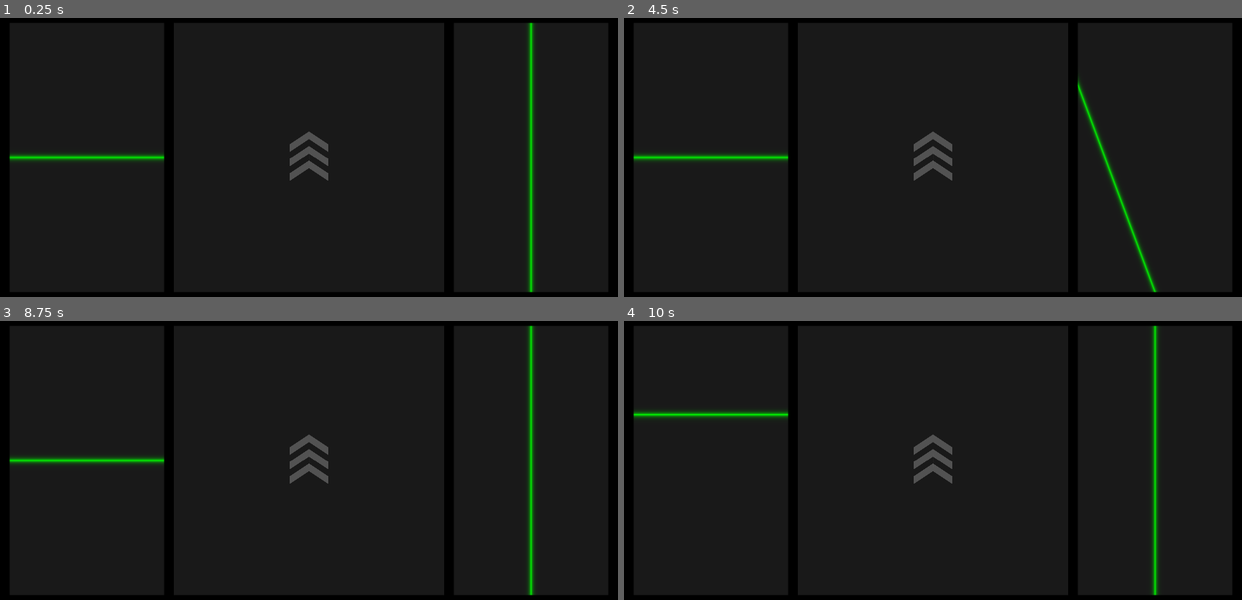
Above: before the commit, frames 1-4 (two rows, left to right).
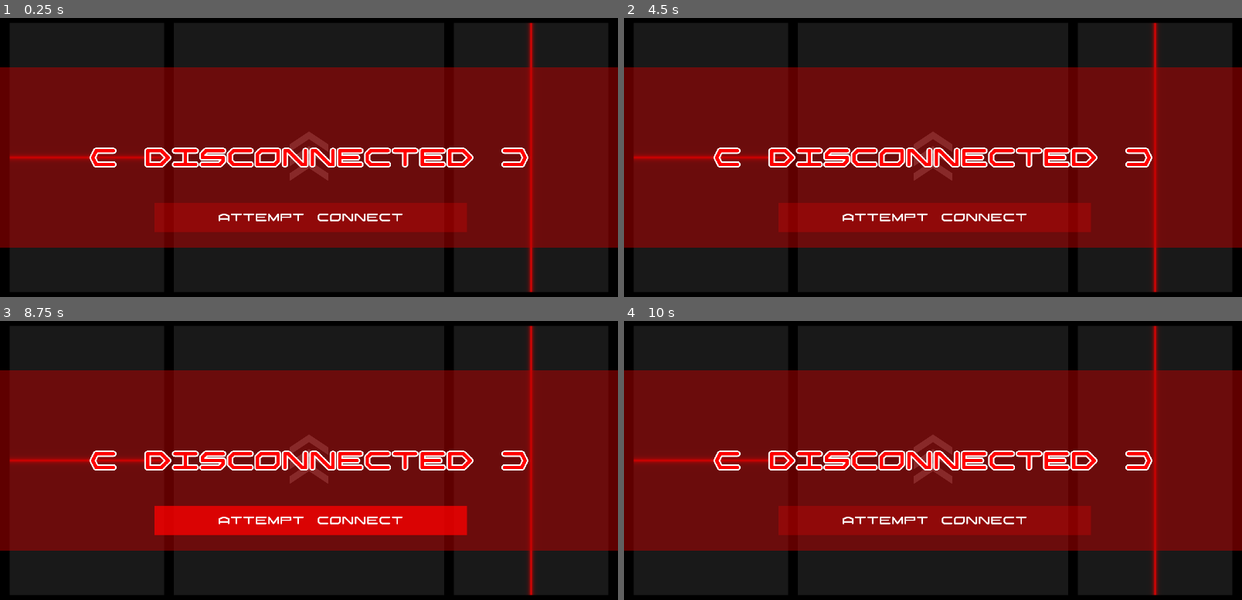
Above: after the commit, the same moments.

Repository: Totobird-Creations/rc-car-duino
Game: Godot game, scene res://main/main.tscn
Two runs of this game, one before a commit and one after it. Both use one fixed random seed, a clock stepped at 60 frames per second and the inputs below.
Inputs (mouse positions are in pixels of both pictures, inside the frame that each line leads up to):
- Up to frame 1 (0.25 s): no input
- Up to frame 2 (4.5 s): click (933, 216) at 0.5 s, where only the run after the commit has a clickable "ATTEMPT CONNECT"; tap Enter at 1.25 s; move the mouse to (1068, 140) at 1.27 s; click (1068, 140) at 1.42 s; drag from (809, 174) to (902, 230) at 2.02 s; move the mouse to (994, 79) at 2.77 s; click (994, 79) at 2.92 s; tap Space at 3.5 s; drag from (902, 230) to (747, 104) at 3.52 s; move the mouse to (1118, 210) at 4.27 s; click (1118, 210) at 4.42 s
- Up to frame 3 (8.75 s): drag from (123, 407) to (216, 371) at 5.02 s; move the mouse to (339, 460) at 5.77 s; click (339, 460) at 5.92 s; drag from (216, 371) to (185, 477) at 6.52 s; move the mouse to (444, 443) at 7.27 s; click (444, 443) at 7.42 s; drag from (185, 477) to (278, 533) at 8.02 s
- Up to frame 4 (10 s): move the mouse to (994, 382) at 8.77 s; click (994, 382) at 8.92 s; drag from (902, 533) to (747, 407) at 9.52 s

The runs differ from the first frame. In frame 1, 65% of the frame differs, in the area x 0-100%, y 1-99%; in frame 2, 65%; in frame 3, 65%; in frame 4, 65%.

Commit message:
Completed: Disconnected menu; Started: Connection loading icon;

Diff:
--- a/controller/main/main.gd
+++ b/controller/main/main.gd
@@ -2,7 +2,20 @@
 
 
 
+export(bool) var connected : bool = false setget set_connected
+
 var touches : = {}
+
+
+
+func set_connected(value : bool) -> void:
+	connected = value
+	if (get_node_or_null("disconnected/toggle")):
+		if (connected):
+			$disconnected/toggle.play_backwards("main")
+			$disconnected/timer.start()
+		else:
+			$disconnected/toggle.play("main")
 
 
 
@@ -26,17 +39,19 @@
 			turns.append((touch.x - $control/turn.rect_global_position.x) / $control/turn.rect_size.x)
 
 	var final_acceleration := 0.5
-	if (len(accelerations) > 0):
-		final_acceleration = 0.0
-		for acceleration in accelerations:
-			final_acceleration += acceleration
-		final_acceleration /= len(accelerations)
-	var final_turn := 0.5
-	if (len(turns) > 0):
-		final_turn = 0.0
-		for turn in turns:
-			final_turn += turn
-		final_turn /= len(turns)
+	var final_turn         := 0.5
+
+	if (connected):
+		if (len(accelerations) > 0):
+			final_acceleration = 0.0
+			for acceleration in accelerations:
+				final_acceleration += acceleration
+			final_acceleration /= len(accelerations)
+		if (len(turns) > 0):
+			final_turn = 0.0
+			for turn in turns:
+				final_turn += turn
+			final_turn /= len(turns)
 
 	var previous := $control/acceleration/background.material.get_shader_param("position") as Vector2
 	var target   := Vector2(final_turn, final_acceleration)
@@ -57,3 +72,8 @@
 
 	elif (event is InputEventScreenDrag):
 		touches[event.index] = event.position
+
+
+
+func attempt_connect():
+	set_connected(true)
--- a/controller/main/main.tscn
+++ b/controller/main/main.tscn
@@ -1,22 +1,23 @@
-[gd_scene load_steps=22 format=2]
+[gd_scene load_steps=24 format=2]
 
 [ext_resource path="res://main/main.gd" type="Script" id=1]
-[ext_resource path="res://shader/acceleration.gdshader" type="Shader" id=2]
+[ext_resource path="res://shader/acceleration.tres" type="Shader" id=2]
 [ext_resource path="res://shader/turn.tres" type="Shader" id=3]
 [ext_resource path="res://shader/info.tres" type="Shader" id=4]
 [ext_resource path="res://shader/arrow.tres" type="Shader" id=5]
 [ext_resource path="res://font.ttf" type="DynamicFontData" id=6]
-
-[sub_resource type="ShaderMaterial" id=2]
+[ext_resource path="res://shader/loading.tres" type="Shader" id=7]
+
+[sub_resource type="ShaderMaterial" id=20]
 shader = ExtResource( 2 )
 shader_param/background = Color( 0.1, 0.1, 0.1, 1 )
-shader_param/accent = Color( 0, 1, 0, 1 )
+shader_param/accent = Color( 1, 0, 0, 1 )
 shader_param/position = Vector2( 0.5, 0.5 )
 
 [sub_resource type="ShaderMaterial" id=4]
 shader = ExtResource( 4 )
 shader_param/background = Color( 0.1, 0.1, 0.1, 1 )
-shader_param/accent = Color( 0, 1, 0, 1 )
+shader_param/accent = Color( 1, 0, 0, 1 )
 shader_param/position = Vector2( 0.5, 0.5 )
 
 [sub_resource type="ShaderMaterial" id=5]
@@ -106,7 +107,7 @@
 [sub_resource type="ShaderMaterial" id=3]
 shader = ExtResource( 3 )
 shader_param/background = Color( 0.1, 0.1, 0.1, 1 )
-shader_param/accent = Color( 0, 1, 0, 1 )
+shader_param/accent = Color( 1, 0, 0, 1 )
 shader_param/position = Vector2( 0.5, 0.5 )
 
 [sub_resource type="DynamicFont" id=10]
@@ -121,15 +122,118 @@
 [sub_resource type="StyleBoxFlat" id=13]
 bg_color = Color( 1, 0, 0, 0.74902 )
 
-[sub_resource type="StyleBoxFlat" id=14]
-bg_color = Color( 1, 0, 0, 0.247059 )
-
-[sub_resource type="StyleBoxEmpty" id=15]
-
-[sub_resource type="StyleBoxEmpty" id=16]
-
 [sub_resource type="StyleBoxFlat" id=12]
 bg_color = Color( 1, 0, 0, 0.247059 )
+
+[sub_resource type="StyleBoxEmpty" id=15]
+
+[sub_resource type="Animation" id=17]
+length = 0.001
+tracks/0/type = "value"
+tracks/0/path = NodePath("../disconnected/connect:disabled")
+tracks/0/interp = 1
+tracks/0/loop_wrap = true
+tracks/0/imported = false
+tracks/0/enabled = true
+tracks/0/keys = {
+"times": PoolRealArray( 0 ),
+"transitions": PoolRealArray( 1 ),
+"update": 0,
+"values": [ false ]
+}
+tracks/1/type = "value"
+tracks/1/path = NodePath("../disconnected/connect:anchor_left")
+tracks/1/interp = 1
+tracks/1/loop_wrap = true
+tracks/1/imported = false
+tracks/1/enabled = true
+tracks/1/keys = {
+"times": PoolRealArray( 0 ),
+"transitions": PoolRealArray( 1 ),
+"update": 0,
+"values": [ 0.25 ]
+}
+tracks/2/type = "value"
+tracks/2/path = NodePath("../disconnected/connect:anchor_right")
+tracks/2/interp = 1
+tracks/2/loop_wrap = true
+tracks/2/imported = false
+tracks/2/enabled = true
+tracks/2/keys = {
+"times": PoolRealArray( 0 ),
+"transitions": PoolRealArray( 1 ),
+"update": 0,
+"values": [ 0.75 ]
+}
+tracks/3/type = "value"
+tracks/3/path = NodePath("../disconnected/connect:visible")
+tracks/3/interp = 1
+tracks/3/loop_wrap = true
+tracks/3/imported = false
+tracks/3/enabled = true
+tracks/3/keys = {
+"times": PoolRealArray( 0 ),
+"transitions": PoolRealArray( 1 ),
+"update": 0,
+"values": [ true ]
+}
+
+[sub_resource type="Animation" id=18]
+resource_name = "main"
+length = 0.25
+step = 0.025
+tracks/0/type = "value"
+tracks/0/path = NodePath("../disconnected/connect:disabled")
+tracks/0/interp = 1
+tracks/0/loop_wrap = true
+tracks/0/imported = false
+tracks/0/enabled = true
+tracks/0/keys = {
+"times": PoolRealArray( 0, 0.025 ),
+"transitions": PoolRealArray( 1, 1 ),
+"update": 1,
+"values": [ false, true ]
+}
+tracks/1/type = "value"
+tracks/1/path = NodePath("../disconnected/connect:anchor_left")
+tracks/1/interp = 1
+tracks/1/loop_wrap = true
+tracks/1/imported = false
+tracks/1/enabled = true
+tracks/1/keys = {
+"times": PoolRealArray( 0, 0.025, 0.225 ),
+"transitions": PoolRealArray( 1, 1, 1 ),
+"update": 0,
+"values": [ 0.25, 0.25, 0.5 ]
+}
+tracks/2/type = "value"
+tracks/2/path = NodePath("../disconnected/connect:anchor_right")
+tracks/2/interp = 1
+tracks/2/loop_wrap = true
+tracks/2/imported = false
+tracks/2/enabled = true
+tracks/2/keys = {
+"times": PoolRealArray( 0, 0.025, 0.225 ),
+"transitions": PoolRealArray( 1, 1, 1 ),
+"update": 0,
+"values": [ 0.75, 0.75, 0.5 ]
+}
+tracks/3/type = "value"
+tracks/3/path = NodePath("../disconnected/connect:visible")
+tracks/3/interp = 1
+tracks/3/loop_wrap = true
+tracks/3/imported = false
+tracks/3/enabled = true
+tracks/3/keys = {
+"times": PoolRealArray( 0, 0.225, 0.25 ),
+"transitions": PoolRealArray( 1, 1, 1 ),
+"update": 1,
+"values": [ true, true, false ]
+}
+
+[sub_resource type="ShaderMaterial" id=19]
+shader = ExtResource( 7 )
+shader_param/angle = 0.0
 
 [sub_resource type="Animation" id=9]
 length = 0.001
@@ -143,7 +247,7 @@
 "times": PoolRealArray( 0 ),
 "transitions": PoolRealArray( 1 ),
 "update": 0,
-"values": [ Color( 0, 1, 0, 1 ) ]
+"values": [ Color( 1, 0, 0, 1 ) ]
 }
 tracks/1/type = "value"
 tracks/1/path = NodePath("info/background:material:shader_param/accent")
@@ -155,7 +259,7 @@
 "times": PoolRealArray( 0 ),
 "transitions": PoolRealArray( 1 ),
 "update": 0,
-"values": [ Color( 0, 1, 0, 1 ) ]
+"values": [ Color( 1, 0, 0, 1 ) ]
 }
 tracks/2/type = "value"
 tracks/2/path = NodePath("turn/background:material:shader_param/accent")
@@ -167,7 +271,7 @@
 "times": PoolRealArray( 0 ),
 "transitions": PoolRealArray( 1 ),
 "update": 0,
-"values": [ Color( 0, 1, 0, 1 ) ]
+"values": [ Color( 1, 0, 0, 1 ) ]
 }
 tracks/3/type = "value"
 tracks/3/path = NodePath("../disconnected/background:anchor_left")
@@ -179,7 +283,7 @@
 "times": PoolRealArray( 0 ),
 "transitions": PoolRealArray( 1 ),
 "update": 0,
-"values": [ 0.475 ]
+"values": [ 0.0 ]
 }
 tracks/4/type = "value"
 tracks/4/path = NodePath("../disconnected/background:anchor_top")
@@ -191,7 +295,7 @@
 "times": PoolRealArray( 0 ),
 "transitions": PoolRealArray( 1 ),
 "update": 0,
-"values": [ 0.5 ]
+"values": [ 0.25 ]
 }
 tracks/5/type = "value"
 tracks/5/path = NodePath("../disconnected/background:anchor_right")
@@ -203,7 +307,7 @@
 "times": PoolRealArray( 0 ),
 "transitions": PoolRealArray( 1 ),
 "update": 0,
-"values": [ 0.525 ]
+"values": [ 1.0 ]
 }
 tracks/6/type = "value"
 tracks/6/path = NodePath("../disconnected/background:anchor_bottom")
@@ -215,10 +319,10 @@
 "times": PoolRealArray( 0 ),
 "transitions": PoolRealArray( 1 ),
 "update": 0,
-"values": [ 0.5 ]
+"values": [ 0.75 ]
 }
 tracks/7/type = "value"
-tracks/7/path = NodePath("../disconnected/title:anchor_left")
+tracks/7/path = NodePath("../disconnected/connect:visible")
 tracks/7/interp = 1
 tracks/7/loop_wrap = true
 tracks/7/imported = false
@@ -226,11 +330,11 @@
 tracks/7/keys = {
 "times": PoolRealArray( 0 ),
 "transitions": PoolRealArray( 1 ),
-"update": 0,
-"values": [ 0.5 ]
+"update": 1,
+"values": [ true ]
 }
 tracks/8/type = "value"
-tracks/8/path = NodePath("../disconnected/title:anchor_right")
+tracks/8/path = NodePath("../disconnected/connect:modulate")
 tracks/8/interp = 1
 tracks/8/loop_wrap = true
 tracks/8/imported = false
@@ -239,10 +343,10 @@
 "times": PoolRealArray( 0 ),
 "transitions": PoolRealArray( 1 ),
 "update": 0,
-"values": [ 0.5 ]
+"values": [ Color( 1, 1, 1, 1 ) ]
 }
 tracks/9/type = "value"
-tracks/9/path = NodePath("../disconnected/reconnect:visible")
+tracks/9/path = NodePath("../disconnected/title:anchor_left")
 tracks/9/interp = 1
 tracks/9/loop_wrap = true
 tracks/9/imported = false
@@ -250,11 +354,11 @@
 tracks/9/keys = {
 "times": PoolRealArray( 0 ),
 "transitions": PoolRealArray( 1 ),
-"update": 1,
-"values": [ false ]
+"update": 0,
+"values": [ 0.0 ]
 }
 tracks/10/type = "value"
-tracks/10/path = NodePath("../disconnected/reconnect:modulate")
+tracks/10/path = NodePath("../disconnected/title:anchor_right")
 tracks/10/interp = 1
 tracks/10/loop_wrap = true
 tracks/10/imported = false
@@ -263,13 +367,13 @@
 "times": PoolRealArray( 0 ),
 "transitions": PoolRealArray( 1 ),
 "update": 0,
-"values": [ Color( 1, 1, 1, 0 ) ]
+"values": [ 1.0 ]
 }
 
 [sub_resource type="Animation" id=8]
 resource_name = "main"
 length = 0.325
-step = 0.025
+step = 0.013
 tracks/0/type = "value"
 tracks/0/path = NodePath("acceleration/background:material:shader_param/accent")
 tracks/0/interp = 1
@@ -313,8 +417,8 @@
 tracks/3/imported = false
 tracks/3/enabled = true
 tracks/3/keys = {
-"times": PoolRealArray( 0, 0.15, 0.175, 0.325 ),
-"transitions": PoolRealArray( 0.1, 1, 0.1, 1 ),
+"times": PoolRealArray( 0, 0.125, 0.2, 0.325 ),
+"transitions": PoolRealArray( 1, 1, 1, 1 ),
 "update": 0,
 "values": [ 0.475, 0.475, 0.475, 0.0 ]
 }
@@ -325,8 +429,8 @@
 tracks/4/imported = false
 tracks/4/enabled = true
 tracks/4/keys = {
-"times": PoolRealArray( 0, 0.15, 0.175, 0.325 ),
-"transitions": PoolRealArray( 0.1, 1, 0.1, 1 ),
+"times": PoolRealArray( 0, 0.125, 0.2, 0.325 ),
+"transitions": PoolRealArray( 1, 1, 1, 1 ),
 "update": 0,
 "values": [ 0.5, 0.25, 0.25, 0.25 ]
 }
@@ -337,8 +441,8 @@
 tracks/5/imported = false
 tracks/5/enabled = true
 tracks/5/keys = {
-"times": PoolRealArray( 0, 0.15, 0.175, 0.325 ),
-"transitions": PoolRealArray( 0.1, 1, 0.1, 1 ),
+"times": PoolRealArray( 0, 0.125, 0.2, 0.325 ),
+"transitions": PoolRealArray( 1, 1, 1, 1 ),
 "update": 0,
 "values": [ 0.525, 0.525, 0.525, 1.0 ]
 }
@@ -349,58 +453,58 @@
 tracks/6/imported = false
 tracks/6/enabled = true
 tracks/6/keys = {
-"times": PoolRealArray( 0, 0.15, 0.175, 0.325 ),
-"transitions": PoolRealArray( 0.1, 1, 0.1, 1 ),
+"times": PoolRealArray( 0, 0.125, 0.2, 0.325 ),
+"transitions": PoolRealArray( 1, 1, 1, 1 ),
 "update": 0,
 "values": [ 0.5, 0.75, 0.75, 0.75 ]
 }
 tracks/7/type = "value"
-tracks/7/path = NodePath("../disconnected/title:anchor_left")
+tracks/7/path = NodePath("../disconnected/connect:visible")
 tracks/7/interp = 1
 tracks/7/loop_wrap = true
 tracks/7/imported = false
 tracks/7/enabled = true
 tracks/7/keys = {
-"times": PoolRealArray( 0, 0.175, 0.325 ),
-"transitions": PoolRealArray( 1, 0.1, 1 ),
-"update": 0,
-"values": [ 0.5, 0.5, 0.0 ]
+"times": PoolRealArray( 0, 0.225, 0.25 ),
+"transitions": PoolRealArray( 1, 1, 1 ),
+"update": 0,
+"values": [ false, false, true ]
 }
 tracks/8/type = "value"
-tracks/8/path = NodePath("../disconnected/title:anchor_right")
+tracks/8/path = NodePath("../disconnected/connect:modulate")
 tracks/8/interp = 1
 tracks/8/loop_wrap = true
 tracks/8/imported = false
 tracks/8/enabled = true
 tracks/8/keys = {
-"times": PoolRealArray( 0, 0.175, 0.325 ),
-"transitions": PoolRealArray( 1, 0.1, 1 ),
-"update": 0,
-"values": [ 0.5, 0.5, 1.0 ]
+"times": PoolRealArray( 0, 0.25, 0.325 ),
+"transitions": PoolRealArray( 1, 1, 1 ),
+"update": 0,
+"values": [ Color( 1, 1, 1, 0 ), Color( 1, 1, 1, 0 ), Color( 1, 1, 1, 1 ) ]
 }
 tracks/9/type = "value"
-tracks/9/path = NodePath("../disconnected/reconnect:visible")
+tracks/9/path = NodePath("../disconnected/title:anchor_left")
 tracks/9/interp = 1
 tracks/9/loop_wrap = true
 tracks/9/imported = false
 tracks/9/enabled = true
 tracks/9/keys = {
-"times": PoolRealArray( 0, 0.15, 0.175 ),
-"transitions": PoolRealArray( 1, 1, 1 ),
-"update": 1,
-"values": [ false, false, true ]
+"times": PoolRealArray( 0, 0.156, 0.325 ),
+"transitions": PoolRealArray( 1, 1, 1 ),
+"update": 0,
+"values": [ 0.5, 0.5, 0.0 ]
 }
 tracks/10/type = "value"
-tracks/10/path = NodePath("../disconnected/reconnect:modulate")
+tracks/10/path = NodePath("../disconnected/title:anchor_right")
 tracks/10/interp = 1
 tracks/10/loop_wrap = true
 tracks/10/imported = false
 tracks/10/enabled = true
 tracks/10/keys = {
-"times": PoolRealArray( 0, 0.175, 0.325 ),
-"transitions": PoolRealArray( 1, 1, 1 ),
-"update": 0,
-"values": [ Color( 1, 1, 1, 0 ), Color( 1, 1, 1, 0 ), Color( 1, 1, 1, 1 ) ]
+"times": PoolRealArray( 0, 0.156, 0.325 ),
+"transitions": PoolRealArray( 1, 1, 1 ),
+"update": 0,
+"values": [ 0.5, 0.5, 1.0 ]
 }
 
 [node name="main" type="Control"]
@@ -412,6 +516,7 @@
 [node name="control" type="Control" parent="."]
 anchor_right = 1.0
 anchor_bottom = 1.0
+mouse_filter = 2
 
 [node name="acceleration" type="Control" parent="control"]
 anchor_top = 0.5
@@ -421,11 +526,13 @@
 margin_top = -448.0
 margin_right = -480.0
 margin_bottom = 448.0
+mouse_filter = 2
 
 [node name="background" type="ColorRect" parent="control/acceleration"]
-material = SubResource( 2 )
+material = SubResource( 20 )
 anchor_right = 1.0
 anchor_bottom = 1.0
+mouse_filter = 2
 
 [node name="info" type="Control" parent="control"]
 anchor_left = 0.5
@@ -436,17 +543,20 @@
 margin_top = -448.0
 margin_right = 448.0
 margin_bottom = 448.0
+mouse_filter = 2
 
 [node name="background" type="ColorRect" parent="control/info"]
 material = SubResource( 4 )
 anchor_right = 1.0
 anchor_bottom = 1.0
+mouse_filter = 2
 
 [node name="arrow" type="Control" parent="control/info"]
 anchor_left = 0.5
 anchor_top = 0.5
 anchor_right = 0.5
 anchor_bottom = 0.5
+mouse_filter = 2
 
 [node name="front" type="ColorRect" parent="control/info/arrow"]
 modulate = Color( 1, 1, 1, 0.25 )
@@ -455,6 +565,7 @@
 margin_top = -112.0
 margin_right = 64.0
 margin_bottom = 16.0
+mouse_filter = 2
 
 [node name="center" type="ColorRect" parent="control/info/arrow"]
 modulate = Color( 1, 1, 1, 0.25 )
@@ -463,6 +574,7 @@
 margin_top = -64.0
 margin_right = 64.0
 margin_bottom = 64.0
+mouse_filter = 2
 
 [node name="back" type="ColorRect" parent="control/info/arrow"]
 modulate = Color( 1, 1, 1, 0.25 )
@@ -471,6 +583,7 @@
 margin_top = -16.0
 margin_right = 64.0
 margin_bottom = 112.0
+mouse_filter = 2
 
 [node name="animation" type="AnimationPlayer" parent="control/info/arrow"]
 anims/RESET = SubResource( 7 )
@@ -485,26 +598,28 @@
 margin_top = -448.0
 margin_right = -32.0
 margin_bottom = 448.0
+mouse_filter = 2
 
 [node name="background" type="ColorRect" parent="control/turn"]
 material = SubResource( 3 )
 anchor_right = 1.0
 anchor_bottom = 1.0
+mouse_filter = 2
 
 [node name="disconnected" type="Control" parent="."]
 anchor_right = 1.0
 anchor_bottom = 1.0
+mouse_filter = 2
 
 [node name="background" type="ColorRect" parent="disconnected"]
-anchor_left = 0.475
-anchor_top = 0.5
-anchor_right = 0.525
-anchor_bottom = 0.5
+anchor_top = 0.25
+anchor_right = 1.0
+anchor_bottom = 0.75
+mouse_filter = 2
 color = Color( 0.74902, 0, 0, 0.498039 )
 
 [node name="title" type="Label" parent="disconnected"]
-anchor_left = 0.5
-anchor_right = 0.5
+anchor_right = 1.0
 anchor_bottom = 1.0
 custom_colors/font_color = Color( 1, 0, 0, 1 )
 custom_colors/font_outline_modulate = Color( 1, 1, 1, 1 )
@@ -514,24 +629,54 @@
 valign = 1
 clip_text = true
 
-[node name="reconnect" type="Button" parent="disconnected"]
-visible = false
-modulate = Color( 1, 1, 1, 0 )
+[node name="connect" type="Button" parent="disconnected"]
 anchor_left = 0.25
-anchor_top = 0.65
+anchor_top = 0.625
 anchor_right = 0.75
 anchor_bottom = 0.69
 margin_right = 12.0
 margin_bottom = 20.0
+mouse_filter = 1
+custom_colors/font_color_disabled = Color( 1, 1, 1, 1 )
+custom_colors/font_color_focus = Color( 1, 1, 1, 1 )
+custom_colors/font_color = Color( 1, 1, 1, 1 )
+custom_colors/font_color_hover = Color( 1, 1, 1, 1 )
+custom_colors/font_color_pressed = Color( 1, 1, 1, 1 )
 custom_fonts/font = SubResource( 11 )
 custom_styles/hover = SubResource( 13 )
-custom_styles/pressed = SubResource( 14 )
+custom_styles/pressed = SubResource( 12 )
 custom_styles/focus = SubResource( 15 )
-custom_styles/disabled = SubResource( 16 )
+custom_styles/disabled = SubResource( 12 )
 custom_styles/normal = SubResource( 12 )
-text = "ATTEMPT RECONNECT"
+text = "ATTEMPT CONNECT"
+clip_text = true
+
+[node name="toggle" type="AnimationPlayer" parent="disconnected/connect"]
+root_node = NodePath("../../../control")
+anims/RESET = SubResource( 17 )
+anims/main = SubResource( 18 )
+
+[node name="load" type="Control" parent="disconnected"]
+visible = false
+anchor_left = 0.5
+anchor_top = 0.665
+anchor_right = 0.5
+anchor_bottom = 0.665
+
+[node name="texture" type="ColorRect" parent="disconnected/load"]
+material = SubResource( 19 )
+margin_left = -64.0
+margin_top = -64.0
+margin_right = 64.0
+margin_bottom = 64.0
 
 [node name="toggle" type="AnimationPlayer" parent="disconnected"]
 root_node = NodePath("../../control")
 anims/RESET = SubResource( 9 )
 anims/main = SubResource( 8 )
+
+[node name="timer" type="Timer" parent="disconnected"]
+one_shot = true
+
+[connection signal="pressed" from="disconnected/connect" to="." method="attempt_connect"]
+[connection signal="timeout" from="disconnected/timer" to="." method="set_connected" binds= [ false ]]
--- a/controller/project.godot
+++ b/controller/project.godot
@@ -26,7 +26,6 @@
 [input_devices]
 
 pointing/emulate_touch_from_mouse=true
-pointing/emulate_mouse_from_touch=false
 
 [physics]
 
--- a/controller/shader/acceleration.gdshader
+++ /dev/null
@@ -1,24 +0,0 @@
-shader_type canvas_item;
-
-
-
-uniform vec4 background : hint_color = vec4(vec3(0.1), 1.0);
-uniform vec4 accent     : hint_color = vec4(vec3(0.0, 1.0, 0.0), 1.0);
-
-uniform vec2 position                = vec2(0.5, 0.5);
-
-
-
-vec4 interpolate(vec4 a, vec4 b, float t) {
-	return a + (b - a) * clamp(t, 0.0, 1.0);
-}
-
-
-
-void fragment() {
-	COLOR = interpolate(
-		background,
-		accent,
-		pow(1.0 - abs(UV.y - position.y) * 3.0, 50.0)
-	);
-}
--- /dev/null
+++ b/controller/shader/acceleration.tres
@@ -0,0 +1,28 @@
+[gd_resource type="Shader" format=2]
+
+[resource]
+code = "shader_type canvas_item;
+
+
+
+uniform vec4 background : hint_color = vec4(vec3(0.1), 1.0);
+uniform vec4 accent     : hint_color = vec4(vec3(0.0, 1.0, 0.0), 1.0);
+
+uniform vec2 position                = vec2(0.5, 0.5);
+
+
+
+vec4 interpolate(vec4 a, vec4 b, float t) {
+	return a + (b - a) * clamp(t, 0.0, 1.0);
+}
+
+
+
+void fragment() {
+	COLOR = interpolate(
+		background,
+		accent,
+		pow(1.0 - abs(UV.y - position.y) * 3.0, 50.0)
+	);
+}
+"
--- /dev/null
+++ b/controller/shader/loading.tres
@@ -0,0 +1,23 @@
+[gd_resource type="Shader" format=2]
+
+[resource]
+code = "shader_type canvas_item;
+
+
+
+uniform float angle = 0.0;
+
+
+
+void fragment() {
+	if (
+		distance(UV, vec2(0.5)) < 0.5 &&
+		distance(UV, vec2(0.5)) > 0.25 &&
+		distance(UV, vec2(cos(angle), sin(angle))) > 0.5
+	) {
+		COLOR = vec4(1.0);
+	} else {
+		COLOR = vec4(0.0);
+	}
+}
+"
Not shown, changed: controller/.gdignore/export/controller.apk
